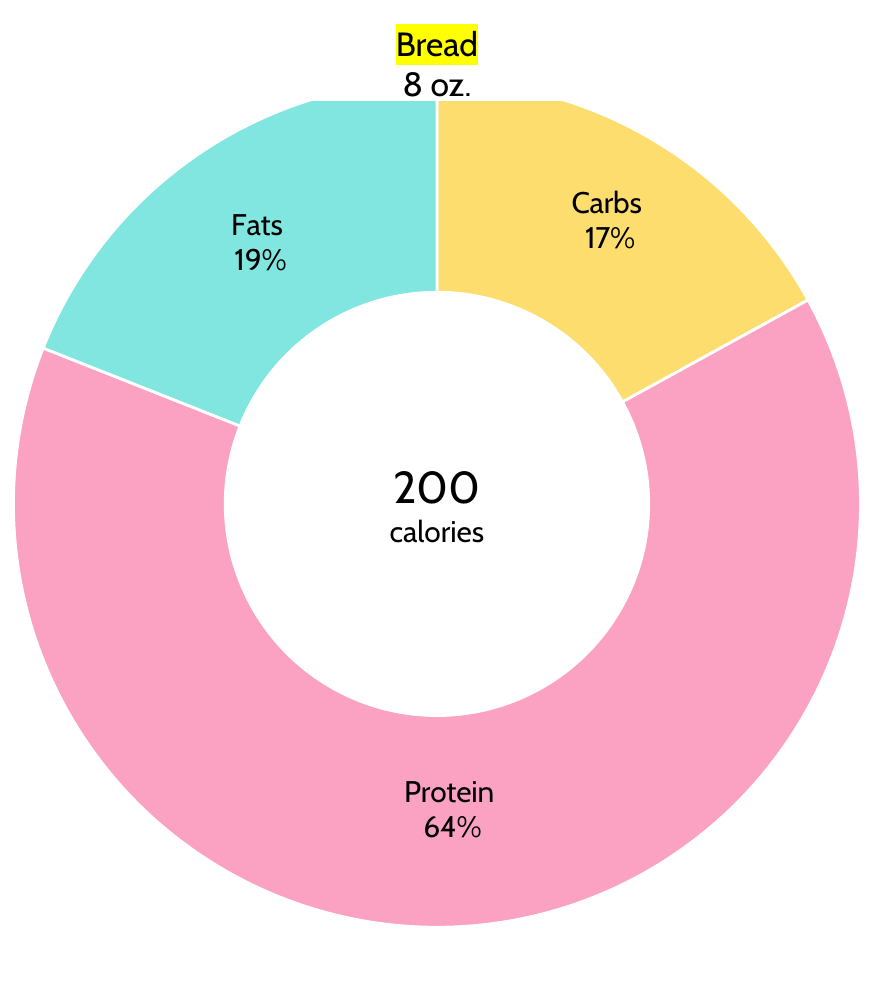
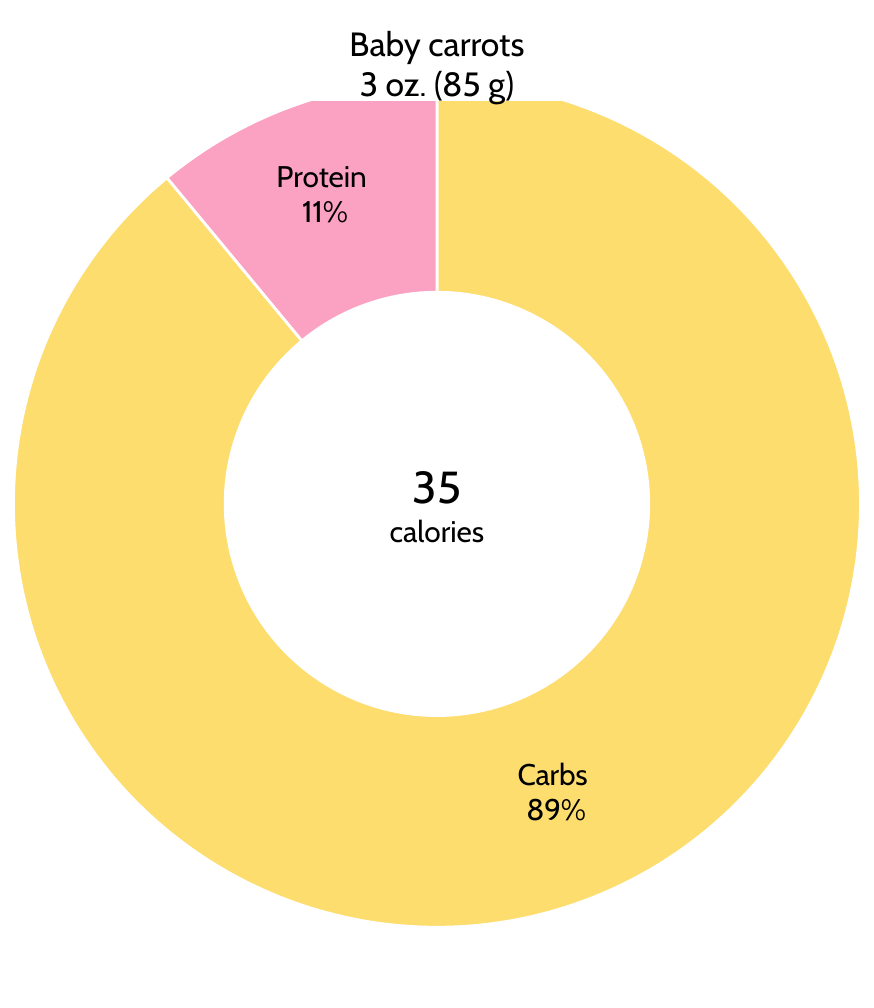
Before and after one commit to nicetats/macromania, a slide deck: slide 14 of Images/NutritionLabels/FoodTrackerPercentages.pptx. Drawn at 874x1008 pixels with LibreOffice and Linux fonts; fonts in the diff are those of the drawing. Boxes give left, top, right and bottom in pixels: in the first picture for what was removed or moved away, otherwise in the second. Text is boxed around its words. In the diff, an @@ line names an element or a change of style, - is before the commit and + after.

Commit message:
Added carb nutrition labels

```diff
--- a/Images/NutritionLabels/FoodTrackerPercentages.pptx
+++ b/Images/NutritionLabels/FoodTrackerPercentages.pptx
@@ doughnut chart at <box>0,0,874,1008</box> @@
@@ Series 1, Carbs: 0.17 to 0.89 @@
@@ Series 1, Protein: 0.64 to 0.11 @@
@@ Series 1, Fats: 0.19 to 0 @@
@@ data labels of Series 1 changed @@
@@ text in rectangle at <box>349,30,524,104</box>: text changed @@
-Bread
-8 oz.
+Baby carrots
+3 oz. (85 g)
@@ text at <box>413,471,462,504</box>: text changed @@
-200
+35
```
Also in this commit, not shown: 6 slides added, 17 other files.
